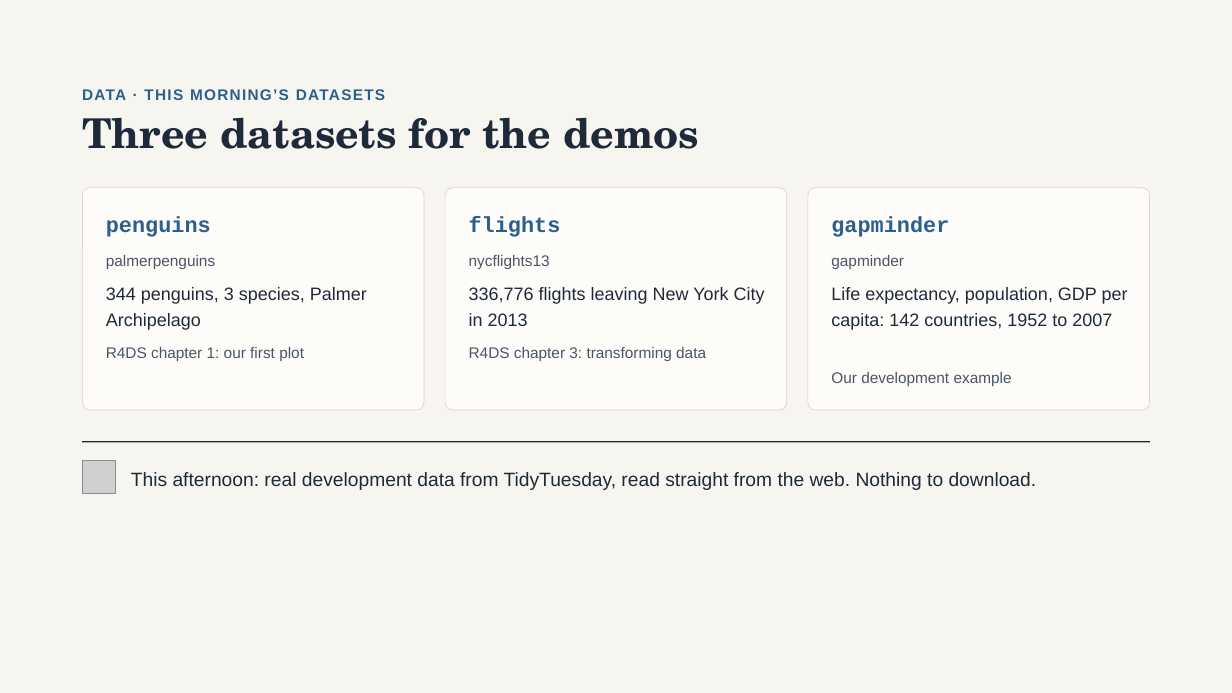
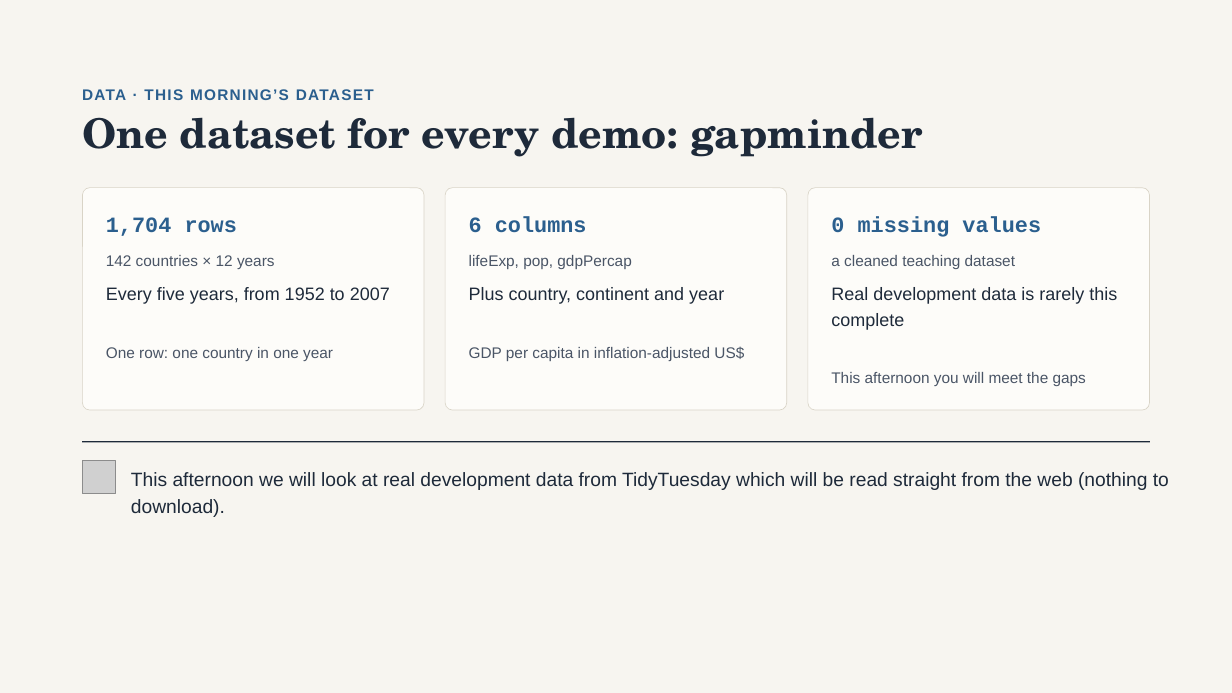
Before and after one commit to kate-chalmers/r-for-international-data, a slide deck: slide 52 of R for Development Data.pptx (slide 53 before the commit). Drawn at 1232x693 pixels with LibreOffice and Linux fonts; fonts in the diff are those of the drawing; grey boxes stand for pictures. Boxes give left, top, right and bottom in pixels: in the first picture for what was removed or moved away, otherwise in the second. Text is boxed around its words. In the diff, an @@ line names an element or a change of style, - is before the commit and + after.

```diff
--- a/R for Development Data.pptx
+++ b/R for Development Data.pptx
@@ text at (x1=82, y1=89, x2=374, y2=100): text changed @@
-DATA · THIS MORNING’S DATASETS
+DATA · THIS MORNING’S DATASET
@@ title at (x1=82, y1=117, x2=923, y2=157): text changed @@
-Three datasets for the demos
+One dataset for every demo: gapminder
@@ text at (x1=106, y1=217, x2=237, y2=236): text changed @@
-penguins
+1,704 rows
@@ text at (x1=469, y1=217, x2=587, y2=233): text changed @@
-flights
+6 columns
@@ text at (x1=831, y1=217, x2=1041, y2=237): text changed @@
-gapminder
+0 missing values
@@ text at (x1=106, y1=255, x2=275, y2=269): text changed @@
-palmerpenguins
+142 countries × 12 years
@@ text at (x1=469, y1=255, x2=631, y2=269): text changed @@
-nycflights13
+lifeExp, pop, gdpPercap
@@ text at (x1=831, y1=255, x2=1015, y2=269): text changed @@
-gapminder
+a cleaned teaching dataset
@@ text at (x1=106, y1=287, x2=390, y2=304): text changed @@
-344 penguins, 3 species, Palmer Archipelago
+Every five years, from 1952 to 2007
@@ text at (x1=469, y1=287, x2=724, y2=304): text changed @@
-336,776 flights leaving New York City in 2013
+Plus country, continent and year
@@ text at (x1=831, y1=287, x2=1117, y2=330): text changed @@
-Life expectancy, population, GDP per capita: 142 countries, 1952 to 2007
+Real development data is rarely this complete
@@ text at (x1=106, y1=347, x2=333, y2=361): text changed @@
-R4DS chapter 1: our first plot
+One row: one country in one year
@@ text at (x1=469, y1=346, x2=744, y2=361): text changed @@
-R4DS chapter 3: transforming data
+GDP per capita in inflation-adjusted US$
@@ text at (x1=831, y1=372, x2=1086, y2=386): text changed @@
-Our development example
+This afternoon you will meet the gaps
@@ text at (x1=131, y1=472, x2=1169, y2=517): text changed @@
-This afternoon: real development data from TidyTuesday, read straight from the web. Nothing to download.
+This afternoon we will look at real development data from TidyTuesday which will be read straight from the web (nothing to download).
```
Also in this commit, not shown: 19 other slides changed, 1 slide removed.
